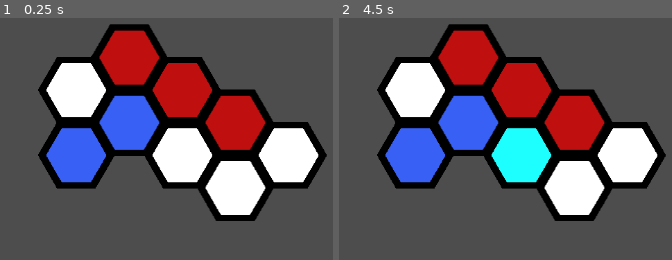
Above: before the commit, frames 1-2 (left to right).
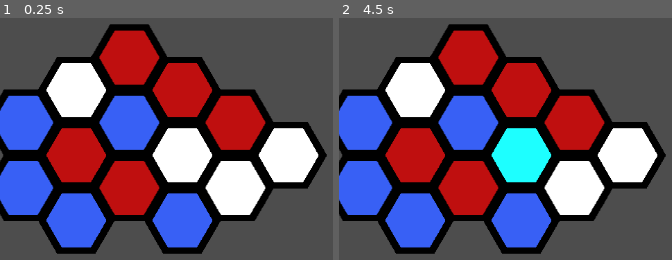
Above: after the commit, the same moments.

Repository: Goldenlion5648/GodotHexGridBasics
Game: Godot game, scene res://tile_map.tscn
Two runs of this game, one before a commit and one after it. Both use one fixed random seed, a clock stepped at 60 frames per second and the inputs below.
Inputs (mouse positions are in pixels of both pictures, inside the frame that each line leads up to):
- Up to frame 1 (0.25 s): no input
- Up to frame 2 (4.5 s): tap Enter at 0.5, 2, 3.5 s; move the mouse to (outside the picture) at 0.52 s; click (outside the picture) at 0.67 s; tap Space at 1.25, 2.75, 4.25 s; move the mouse to (578, 226) at 1.27 s; click (578, 226) at 1.42 s; move the mouse to (outside the picture) at 2.02 s; click (outside the picture) at 2.17 s; move the mouse to (outside the picture) at 2.77 s; click (outside the picture) at 2.92 s; move the mouse to (outside the picture) at 3.52 s; click (outside the picture) at 3.67 s; move the mouse to (498, 136) at 4.27 s; click (498, 136) at 4.42 s

The runs differ from the first frame. In frame 1, 24% of the frame differs, in the area x 0-67%, y 29-98%; in frame 2, 24%.

Commit message:
prep repo for godot asset exchange

Diff:
--- a/icon.svg
+++ /dev/null
@@ -1 +0,0 @@
-<svg height="128" width="128" xmlns="http://www.w3.org/2000/svg"><rect x="2" y="2" width="124" height="124" rx="14" fill="#363d52" stroke="#212532" stroke-width="4"/><g transform="scale(.101) translate(122 122)"><g fill="#fff"><path d="M105 673v33q407 354 814 0v-33z"/><path fill="#478cbf" d="m105 673 152 14q12 1 15 14l4 67 132 10 8-61q2-11 15-15h162q13 4 15 15l8 61 132-10 4-67q3-13 15-14l152-14V427q30-39 56-81-35-59-83-108-43 20-82 47-40-37-88-64 7-51 8-102-59-28-123-42-26 43-46 89-49-7-98 0-20-46-46-89-64 14-123 42 1 51 8 102-48 27-88 64-39-27-82-47-48 49-83 108 26 42 56 81zm0 33v39c0 276 813 276 813 0v-39l-134 12-5 69q-2 10-14 13l-162 11q-12 0-16-11l-10-65H447l-10 65q-4 11-16 11l-162-11q-12-3-14-13l-5-69z"/><path d="M483 600c3 34 55 34 58 0v-86c-3-34-55-34-58 0z"/><circle cx="725" cy="526" r="90"/><circle cx="299" cy="526" r="90"/></g><g fill="#414042"><circle cx="307" cy="532" r="60"/><circle cx="717" cy="532" r="60"/></g></g></svg>
--- /dev/null
+++ b/main_scene.tscn
@@ -0,0 +1,12 @@
+[gd_scene load_steps=2 format=3 uid="uid://dmdcbxolqlb8j"]
+
+[sub_resource type="Curve2D" id="Curve2D_5grw2"]
+
+[node name="main_scene" type="Node2D"]
+
+[node name="NavigationAgent2D" type="NavigationAgent2D" parent="."]
+
+[node name="Path2D" type="Path2D" parent="."]
+curve = SubResource("Curve2D_5grw2")
+
+[node name="PathFollow2D" type="PathFollow2D" parent="Path2D"]
--- a/project.godot
+++ b/project.godot
@@ -10,10 +10,10 @@
 
 [application]
 
-config/name="HexGridVideo"
+config/name="Hex Grid Basics With Video"
 run/main_scene="res://tile_map.tscn"
 config/features=PackedStringArray("4.1", "GL Compatibility")
-config/icon="res://icon.svg"
+config/icon="res://icon.png"
 
 [rendering]
 
--- a/tile_map.tscn
+++ b/tile_map.tscn
@@ -32,5 +32,5 @@
 position = Vector2(59, 112)
 tile_set = SubResource("TileSet_lbaku")
 format = 2
-layer_0/tile_data = PackedInt32Array(0, 131072, 0, 1, 0, 0, 65536, 0, 0, -65535, 65536, 0, 2, 65536, 0, 3, 65536, 0, 65538, 131072, 0, 65539, 131072, 0, 65540, 131072, 0)
+layer_0/tile_data = PackedInt32Array(0, 131072, 0, 1, 0, 0, 65536, 65536, 0, -65535, 65536, 0, 2, 65536, 0, 3, 65536, 0, 65538, 131072, 0, 65539, 131072, 0, 65540, 131072, 0, 65537, 65536, 0, 65535, 0, 0, 131071, 0, 0, 131072, 0, 0, 131074, 0, 0)
 script = ExtResource("2_ays4b")
--- a/tile_map_controller.gd
+++ b/tile_map_controller.gd
@@ -2,6 +2,7 @@
 
 const main_layer = 0
 const main_atlas_id = 0
+const this_was_great = "yup"
 
 func _input(event):
 	if event is InputEventMouseButton:
Not shown, changed: icon.png.import
Not shown, changed: .gitignore
Not shown, added: LICENSE.md
Not shown, changed: README.md
